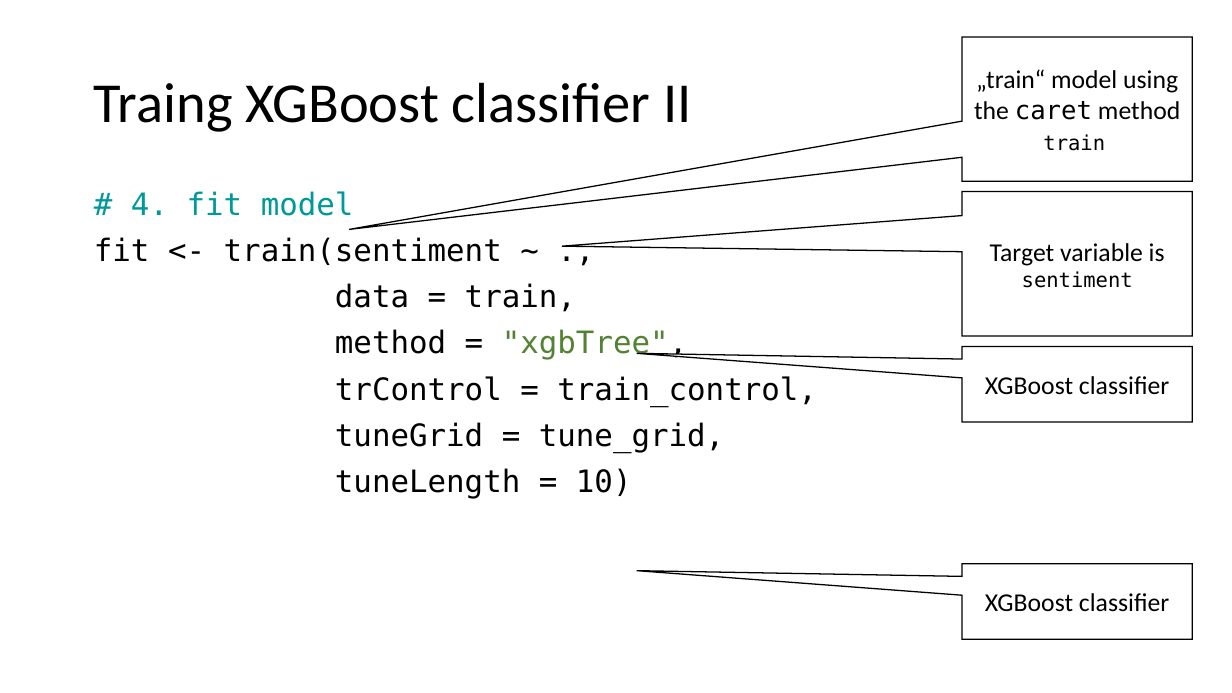
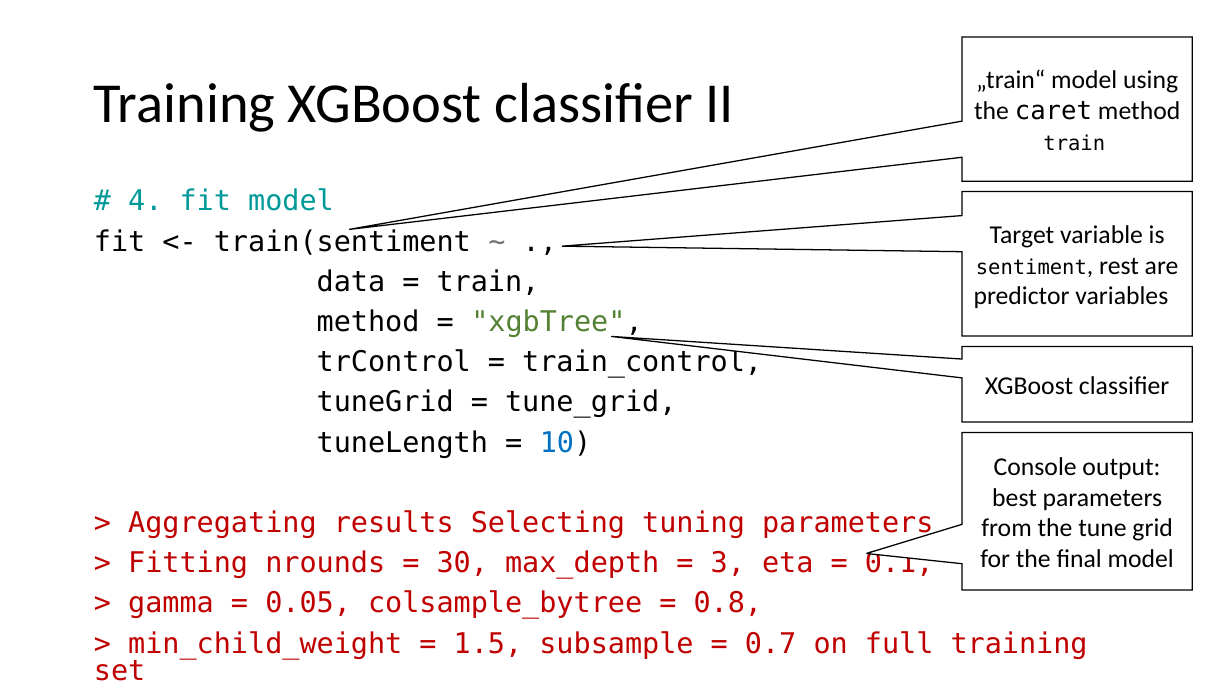
Before and after one commit to samuelstelzer/twitter_sentiment_analysis, a slide deck: slide 23 of handson_workshop.pptx (slide 22 before the commit). Drawn at 1232x693 pixels with LibreOffice and Linux fonts; fonts in the diff are those of the drawing. Boxes give left, top, right and bottom in pixels: in the first picture for what was removed or moved away, otherwise in the second. Text is boxed around its words. In the diff, an @@ line names an element or a change of style, - is before the commit and + after.

```diff
--- a/handson_workshop.pptx
+++ b/handson_workshop.pptx
@@ title at [94, 82, 734, 132]: text changed @@
-Traing XGBoost classifier II
+Training XGBoost classifier II
@@ text at [94, 188, 762, 458]: size 24 to 22.2 pt in "# 4. fit model", "fit <- train(sentiment ~ .,", "data = train,", "method = "xgbTree"," and 3 more places; text colour #000000 to #767171 in "~"; text colour #000000 to #0070C0 in "10)"; line spacing 0.9 to 0.8 @@
@@ text in speech box at [974, 225, 1179, 308]: text changed @@
-Target variable is sentiment
+Target variable is sentiment, rest are predictor variables
@@ speech box added at [962, 433, 1192, 591], fill #FFFFFF, outline #000000 1 pt, 20 pt, text #000000 @@
+Console output: best parameters from the tune grid for the final model
@@ text at [94, 510, 1088, 681]: paragraphs added @@
+> Aggregating results Selecting tuning parameters
+> Fitting nrounds = 30, max_depth = 3, eta = 0.1,
+> gamma = 0.05, colsample_bytree = 0.8,
+> min_child_weight = 1.5, subsample = 0.7 on full training set
@@ speech box removed at [962, 564, 1192, 640] @@
-XGBoost classifier
```
Also in this commit, not shown: 8 other slides changed, 4 slides added, 1 slide removed, 11 other files.
